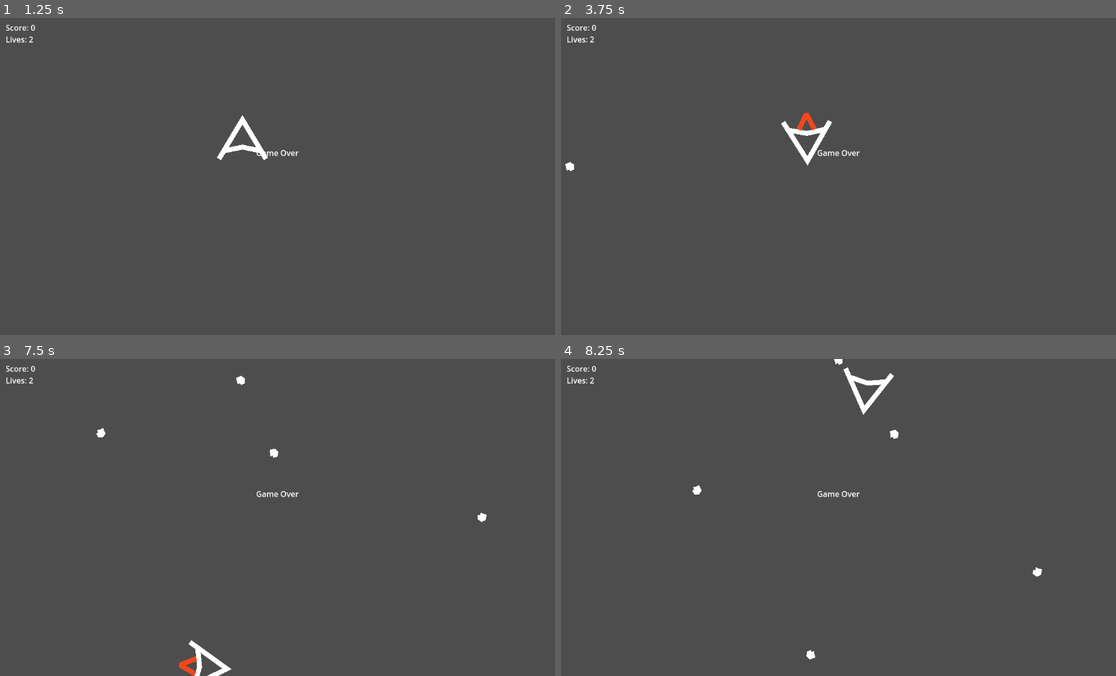
Above: before the commit, frames 1-4 (two rows, left to right).
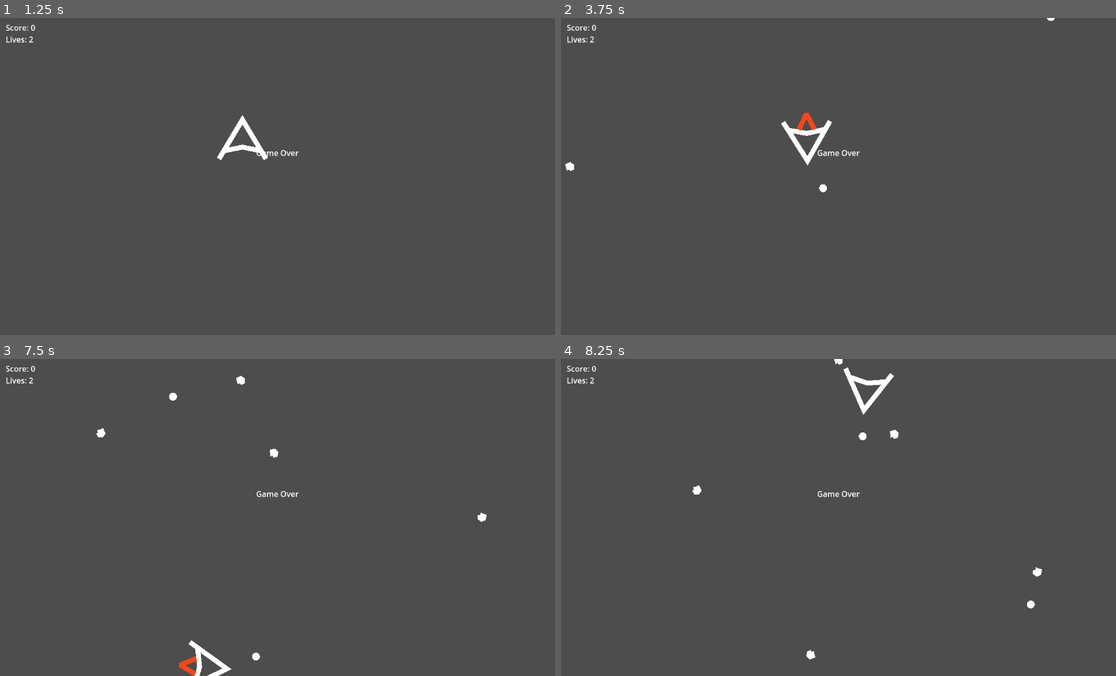
Above: after the commit, the same moments.

Repository: evanboerchers/asteroids
Game: Godot game, scene res://main.tscn
The game is run twice, just before and just after one commit, with the same random seed, the same clock (stepped at 60 frames per second) and the same inputs.
Inputs:
- Up to frame 1 (1.25 s): click "Start Game" at 0.5 s
- Up to frame 2 (3.75 s): tap Enter at 1.25 s; hold D (move_right) 1.28-2.03 s; tap Space (shoot, bound only after the commit) every 0.75 s from 1.35 to 3.6 s; hold A (move_left) 2.03-2.78 s; hold D (move_right) 2.78-3.53 s; hold W (move_up) from 3.53 s (still down)
- Up to frame 3 (7.5 s): release W (move_up) at 4.28 s; hold A (move_left) 4.28-6.53 s; tap Space (shoot, bound only after the commit) every 0.75 s from 4.35 to 7.35 s; hold D (move_right) 6.53-7.28 s; hold W (move_up) from 7.28 s (still down)
- Up to frame 4 (8.25 s): release W (move_up) at 8.03 s; hold D (move_right) from 8.03 s (still down); tap Space (shoot, bound only after the commit) at 8.1 s

Frame 1 is identical in both runs. In frame 2, less than 0.1% of the frame differs, in the area x 46-90%, y 0-56%; in frame 3, less than 0.1%, in the area x 30-47%, y 10-96%; in frame 4, less than 0.1%.

Commit message:
added projectiles

Diff:
--- a/asteroid.tscn
+++ b/asteroid/asteroid.tscn
@@ -1,6 +1,6 @@
 [gd_scene load_steps=2 format=3 uid="uid://cmen3tbqq15ux"]
 
-[ext_resource type="Script" uid="uid://dg33wbfldjbmy" path="res://asteroid.gd" id="1_u87q6"]
+[ext_resource type="Script" uid="uid://dg33wbfldjbmy" path="res://asteroid/asteroid.gd" id="1_u87q6"]
 
 [node name="Asteroid" type="RigidBody2D"]
 script = ExtResource("1_u87q6")
--- a/hud.tscn
+++ b/hud/hud.tscn
@@ -1,6 +1,6 @@
 [gd_scene load_steps=2 format=3 uid="uid://bspk0udhd1ekc"]
 
-[ext_resource type="Script" uid="uid://chf3rks8x1t6n" path="res://hud.gd" id="1_37p78"]
+[ext_resource type="Script" uid="uid://chf3rks8x1t6n" path="res://hud/hud.gd" id="1_37p78"]
 
 [node name="HUD" type="CanvasLayer"]
 script = ExtResource("1_37p78")
--- a/main.tscn
+++ b/main.tscn
@@ -1,9 +1,9 @@
 [gd_scene load_steps=6 format=3 uid="uid://c2kr8gxbmvwch"]
 
 [ext_resource type="Script" uid="uid://10moy6w467at" path="res://main.gd" id="1_h2yge"]
-[ext_resource type="PackedScene" uid="uid://cmen3tbqq15ux" path="res://asteroid.tscn" id="2_1bvp3"]
-[ext_resource type="PackedScene" uid="uid://daml7pc384wme" path="res://player.tscn" id="3_lquwl"]
-[ext_resource type="PackedScene" uid="uid://bspk0udhd1ekc" path="res://hud.tscn" id="4_1bvp3"]
+[ext_resource type="PackedScene" uid="uid://cmen3tbqq15ux" path="res://asteroid/asteroid.tscn" id="2_1bvp3"]
+[ext_resource type="PackedScene" uid="uid://daml7pc384wme" path="res://player/player.tscn" id="3_lquwl"]
+[ext_resource type="PackedScene" uid="uid://bspk0udhd1ekc" path="res://hud/hud.tscn" id="4_1bvp3"]
 
 [sub_resource type="Curve2D" id="Curve2D_7mycd"]
 _data = {
--- a/player.gd
+++ b/player/player.gd
@@ -1,6 +1,7 @@
 extends RigidBody2D
 
 signal hit
+@export var Projectile: PackedScene
 
 @export var thrust      := 1200.0
 @export var turn_torque := 9000.0
@@ -18,6 +19,15 @@
 func invulnerable() -> void:
 	$Hitbox.disabled = true
 
+func shoot():
+	var p = Projectile.instantiate()
+	if(owner):
+		owner.add_child(p)
+		p.transform = $Cannon.global_transform
+		p.rotate(-PI/2)
+	else:
+		add_child(p)
+
 func _ready() -> void:
 	screen_size = get_viewport_rect().size
 	linear_damp = lin_damp
@@ -28,6 +38,8 @@
 	_apply_rotation()
 	_apply_thrust()
 	_wrap_to_screen()
+	if Input.is_action_just_pressed("shoot"):
+		shoot()
 
 func _apply_rotation():
 	var rot_dir := 0.0
--- a/player.tscn
+++ b/player/player.tscn
@@ -1,10 +1,11 @@
-[gd_scene load_steps=2 format=3 uid="uid://daml7pc384wme"]
+[gd_scene load_steps=3 format=3 uid="uid://daml7pc384wme"]
 
-[ext_resource type="Script" uid="uid://c1jkatryuxbqw" path="res://player.gd" id="1_4flbx"]
+[ext_resource type="Script" uid="uid://c1jkatryuxbqw" path="res://player/player.gd" id="1_4flbx"]
+[ext_resource type="PackedScene" uid="uid://c2uybbwojr6ef" path="res://projectile/projectile.tscn" id="2_rkbax"]
 
 [node name="Player" type="RigidBody2D"]
-position = Vector2(576, 320)
 script = ExtResource("1_4flbx")
+Projectile = ExtResource("2_rkbax")
 turn_torque = 20000.0
 metadata/_edit_group_ = true
 
@@ -27,4 +28,7 @@
 points = PackedVector2Array(-16, 32, 0, 64, 16, 32)
 default_color = Color(0.945098, 0.282353, 0.105882, 1)
 
+[node name="Cannon" type="Marker2D" parent="."]
+position = Vector2(0, -40)
+
 [connection signal="body_entered" from="." to="." method="_on_body_entered"]
--- a/project.godot
+++ b/project.godot
@@ -32,9 +32,9 @@
 "events": [Object(InputEventKey,"resource_local_to_scene":false,"resource_name":"","device":0,"window_id":0,"alt_presse …(189 unchanged characters)…
 ]
 }
-move_down={
+shoot={
 "deadzone": 0.2,
-"events": [Object(InputEventKey,"resource_local_to_scene":fa …(139 unchanged characters)… d":false,"keycode":0,"physical_keycode":83,"key_label":0,"unicode":0,"location":0,"echo":false,"script":null)
+"events": [Object(InputEventKey,"resource_local_to_scene":fa …(139 unchanged characters)… d":false,"keycode":0,"physical_keycode":32,"key_label":0,"unicode":0,"location":0,"echo":false,"script":null)
 ]
 }
 
--- /dev/null
+++ b/projectile/projectile.gd
@@ -0,0 +1,6 @@
+extends Area2D
+
+@export var speed = 600
+
+func _physics_process(delta: float) -> void:
+	position += transform.x * speed * delta
--- /dev/null
+++ b/projectile/projectile.tscn
@@ -0,0 +1,16 @@
+[gd_scene load_steps=4 format=3 uid="uid://c2uybbwojr6ef"]
+
+[ext_resource type="Script" uid="uid://4eauxllonh00" path="res://projectile/shape.gd" id="1_6aa83"]
+[ext_resource type="Script" uid="uid://pgljdvdswn8m" path="res://projectile/projectile.gd" id="1_makwg"]
+
+[sub_resource type="CircleShape2D" id="CircleShape2D_qxf0c"]
+radius = 8.0
+
+[node name="Projectile" type="Area2D"]
+script = ExtResource("1_makwg")
+
+[node name="CollisionShape2D" type="CollisionShape2D" parent="."]
+shape = SubResource("CircleShape2D_qxf0c")
+
+[node name="shape" type="Polygon2D" parent="."]
+script = ExtResource("1_6aa83")
--- /dev/null
+++ b/projectile/shape.gd
@@ -0,0 +1,12 @@
+extends Polygon2D
+
+@export var radius: float = 8
+@export var sides: int = 32
+
+func _ready():
+	var points = []
+	for i in range(sides):
+		var angle = (i / float(sides)) * TAU
+		points.append(Vector2(cos(angle), sin(angle)) * radius)
+
+	polygon = points
Renamed: asteroid.gd -> asteroid/asteroid.gd
Renamed: asteroid.gd.uid -> asteroid/asteroid.gd.uid
Renamed: hud.gd -> hud/hud.gd
Renamed: hud.gd.uid -> hud/hud.gd.uid
Renamed: player.gd.uid -> player/player.gd.uid
Not shown, added: projectile/projectile.gd.uid
Not shown, added: projectile/shape.gd.uid
